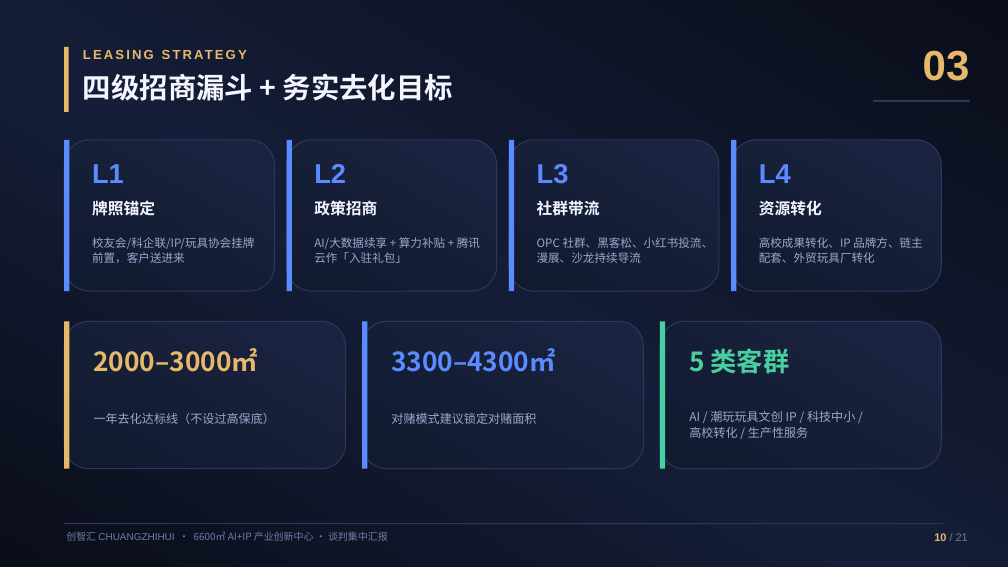
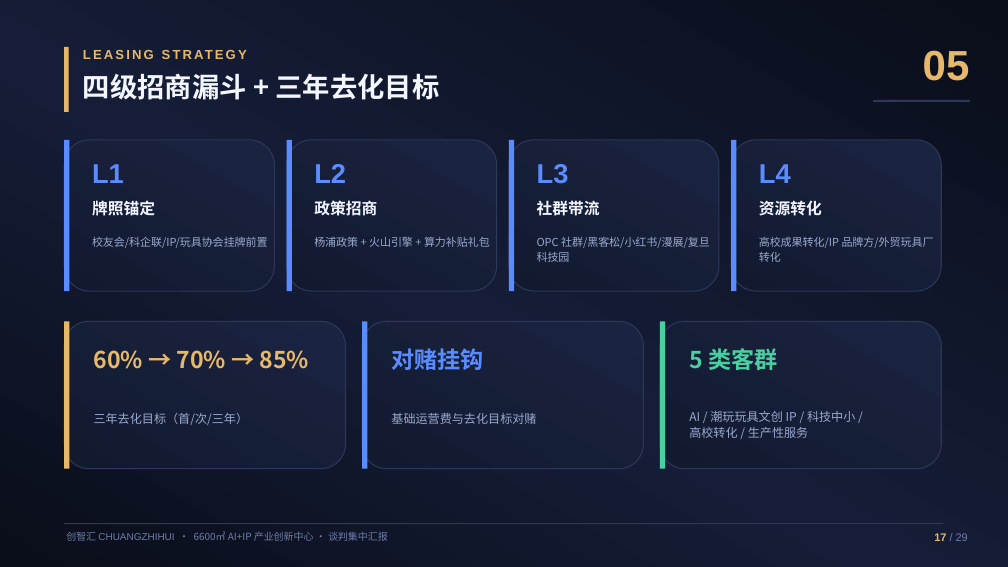
Before and after one commit to hujigang2010-maker/AIDEN, a slide deck: slide 17 of proposal/chuangzhihui-6600-proposal.pptx (slide 10 before the commit). Drawn at 1008x567 pixels with LibreOffice and Linux fonts; fonts in the diff are those of the drawing. Boxes give left, top, right and bottom in pixels: in the first picture for what was removed or moved away, otherwise in the second. Text is boxed around its words. In the diff, an @@ line names an element or a change of style, - is before the commit and + after.

```diff
--- a/proposal/chuangzhihui-6600-proposal.pptx
+++ b/proposal/chuangzhihui-6600-proposal.pptx
@@ text at bbox=[923, 50, 970, 81]: text changed @@
-03
+05
@@ text at bbox=[83, 73, 440, 100]: text changed; size 27 to 26 pt @@
-四级招商漏斗 + 务实去化目标
+四级招商漏斗 + 三年去化目标
@@ text at bbox=[92, 237, 268, 248]: text changed; size 11 to 10.5 pt @@
-校友会/科企联/IP/玩具协会挂牌前置，客户送进来
+校友会/科企联/IP/玩具协会挂牌前置
@@ text at bbox=[314, 237, 490, 247]: text changed; size 11 to 10.5 pt @@
-AI/大数据续享 + 算力补贴 + 腾讯云作「入驻礼包」
+杨浦政策 + 火山引擎 + 算力补贴礼包
@@ text at bbox=[537, 237, 710, 262]: text changed; size 11 to 10.5 pt @@
-OPC 社群、黑客松、小红书投流、漫展、沙龙持续导流
+OPC 社群/黑客松/小红书/漫展/复旦科技园
@@ text at bbox=[759, 237, 934, 262]: text changed; size 11 to 10.5 pt @@
-高校成果转化、IP 品牌方、链主配套、外贸玩具厂转化
+高校成果转化/IP 品牌方/外贸玩具厂转化
@@ text at bbox=[94, 350, 308, 369]: text changed; size 25 to 22 pt @@
-2000–3000㎡
+60% → 70% → 85%
@@ text at bbox=[391, 348, 483, 370]: text changed; size 25 to 22 pt @@
-3300–4300㎡
+对赌挂钩
@@ text "5 类客群" at bbox=[689, 348, 777, 370]: size 25 to 22 pt @@
@@ text at bbox=[94, 413, 249, 425]: text changed @@
-一年去化达标线（不设过高保底）
+三年去化目标（首/次/三年）
@@ text at bbox=[391, 413, 536, 424]: text changed @@
-对赌模式建议锁定对赌面积
+基础运营费与去化目标对赌
@@ text at bbox=[934, 533, 968, 541]: text changed @@
-10 / 21
+17 / 29
```
Also in this commit, not shown: 17 other slides changed, 11 slides added, 3 slides removed, 5 other files.
